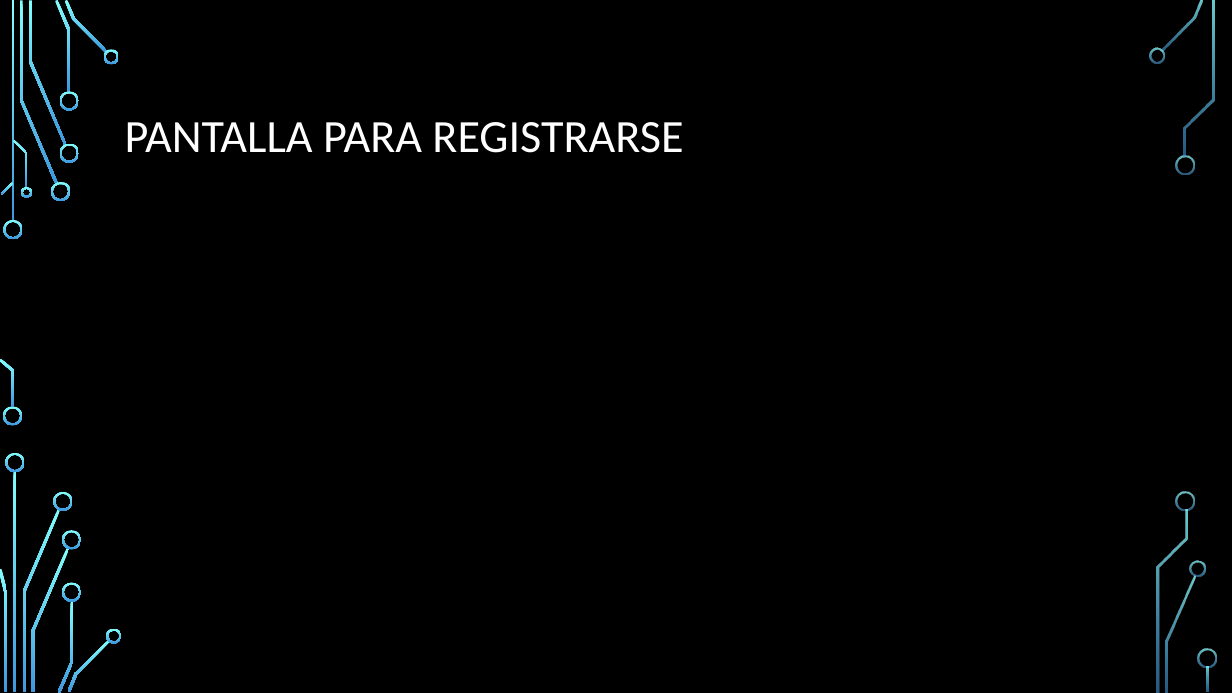
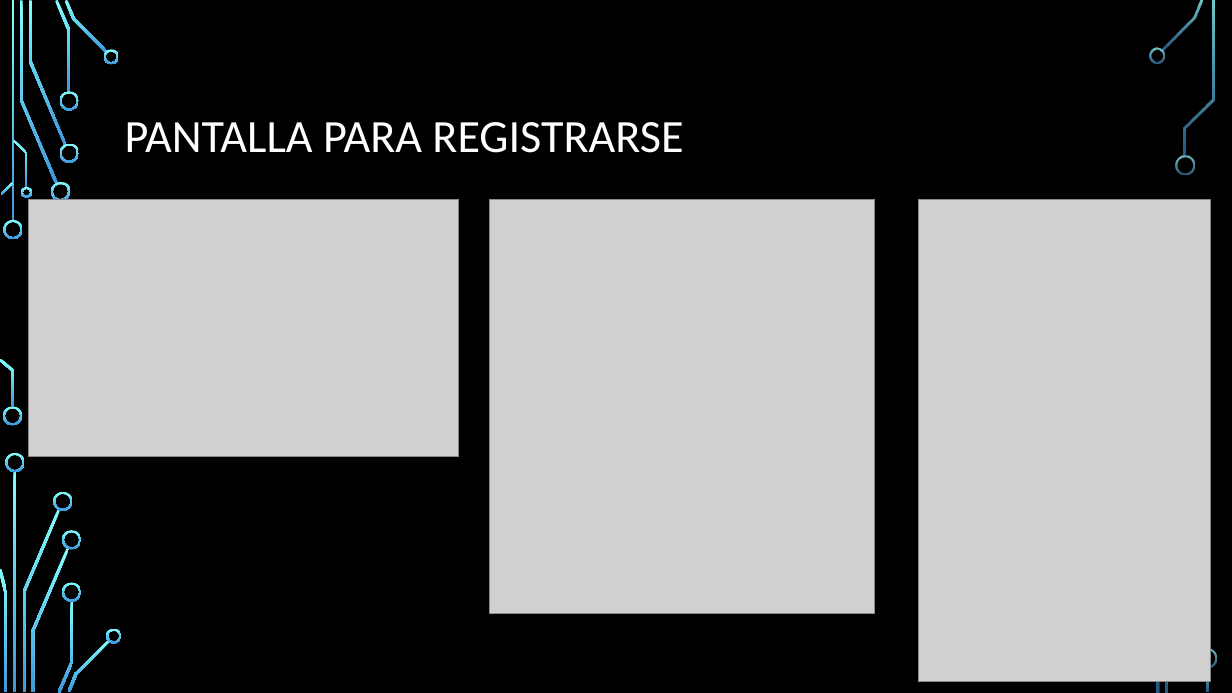
Before and after one commit to MauryBenavidez/School-maps, a slide deck: slide 3 of Presentacion School Maps/SchoolMapsPresentacion.pptx. Drawn at 1232x693 pixels with LibreOffice and Linux fonts; fonts in the diff are those of the drawing; grey boxes stand for pictures; background and template pictures are left out. Boxes give left, top, right and bottom in pixels: in the first picture for what was removed or moved away, otherwise in the second. Text is boxed around its words. In the diff, an @@ line names an element or a change of style, - is before the commit and + after.

```diff
--- a/Presentacion School Maps/SchoolMapsPresentacion.pptx
+++ b/Presentacion School Maps/SchoolMapsPresentacion.pptx
@@ picture added at bbox=[29, 200, 458, 457] @@
@@ picture added at bbox=[490, 200, 875, 615] @@
@@ picture added at bbox=[919, 200, 1211, 682] @@
@@ freeform shape removed at bbox=[1177, 492, 1196, 511] @@
@@ freeform shape removed at bbox=[1190, 561, 1206, 577] @@
```
Also in this commit, not shown: 2 other slides changed.
